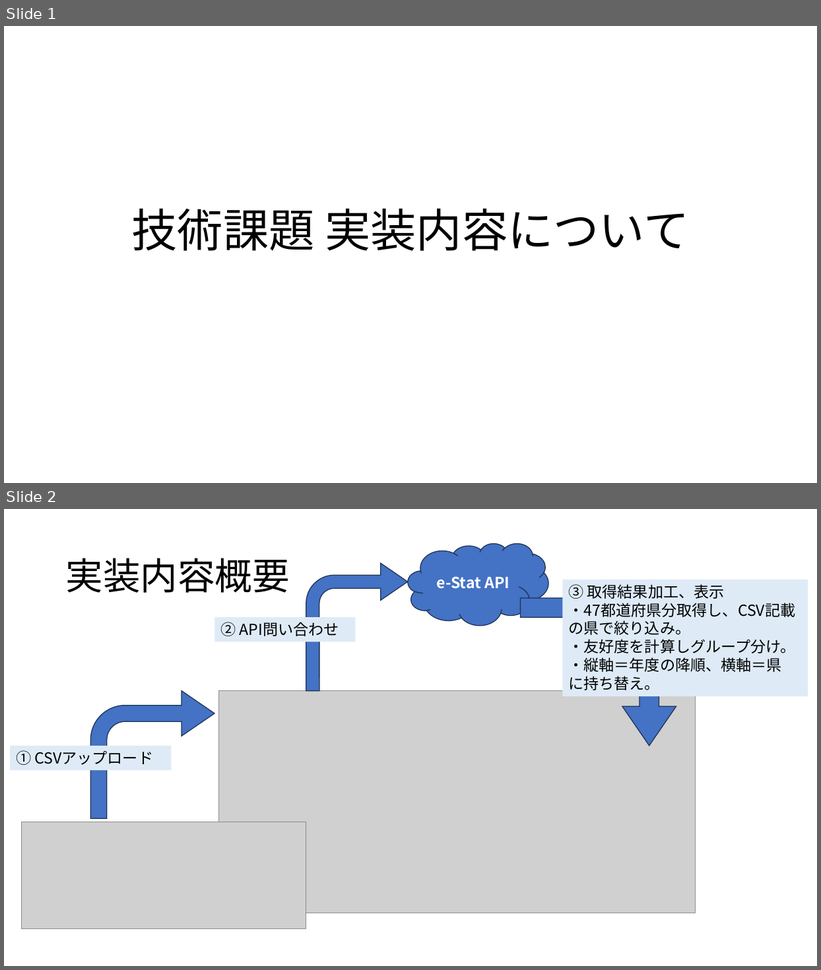
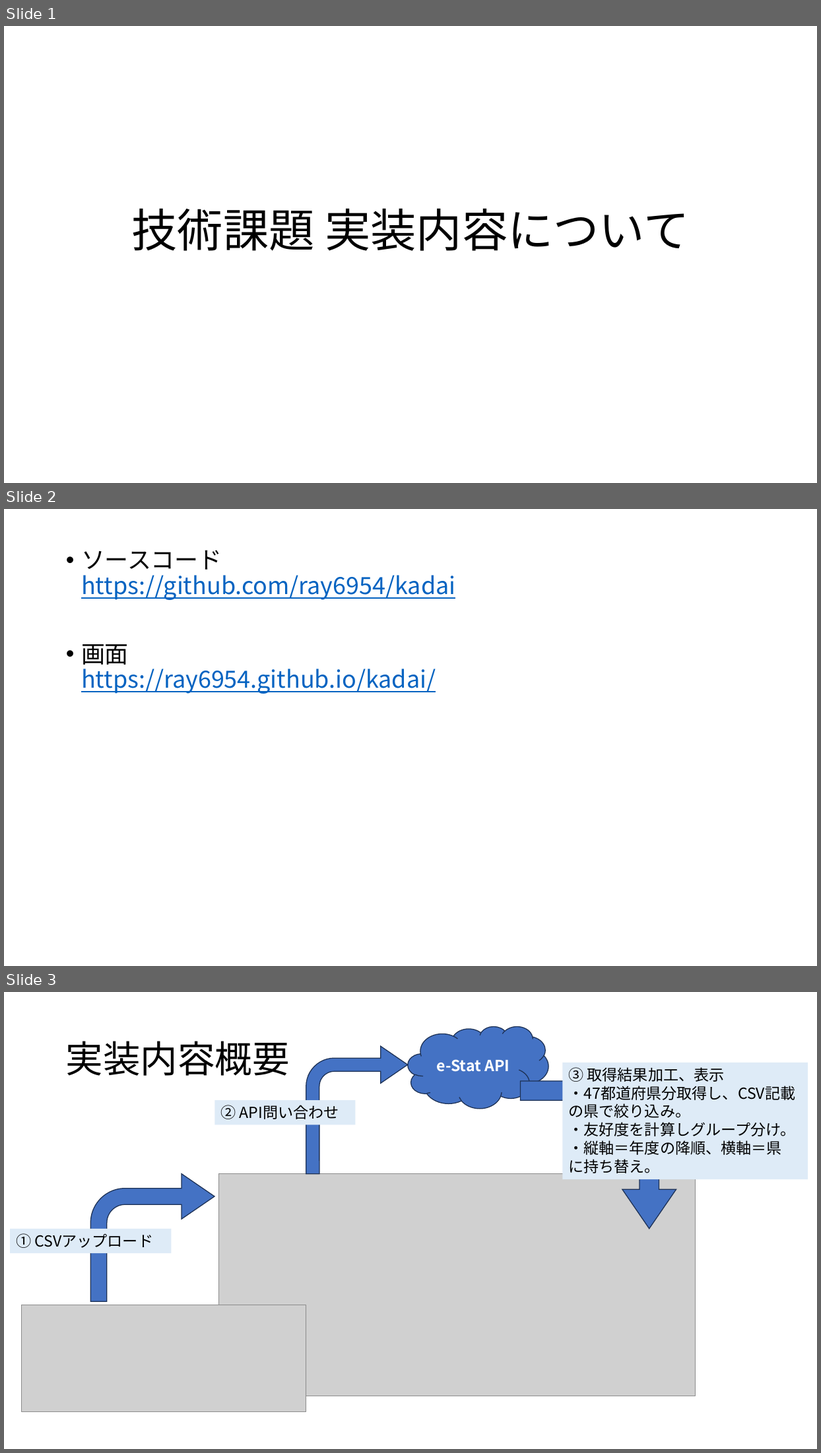
Before and after one commit to ray6954/kadai, a slide deck: document/技術課題_20241220_タツザワ.pptx. Shown one above the other, each under a label of ours: slides 1 and 2 before the commit, slides 1, 2 and 3 after it. The pictures are 821x970 and 821x1453 pixels, drawn with LibreOffice and Linux fonts; fonts in the diff are those of the drawing; grey boxes stand for pictures. Boxes give left, top, right and bottom in pixels: in the first picture for what was removed or moved away, otherwise in the second. Text is boxed around its words. In the diff, an @@ line names an element or a change of style, - is before the commit and + after.

```diff
--- a/document/技術課題_20241220_タツザワ.pptx
+++ b/document/技術課題_20241220_タツザワ.pptx
@@ slide 2 added at (4,509,817,966), background #FFFFFF @@
@@ text added at (81,550,455,694), 28 pt, text #0563C1, underline @@
+• ソースコード
+  https://github.com/ray6954/kadai
+• 画面
+  https://ray6954.github.io/kadai/
@@ what was slide 2 is now slide 3 @@
```
Also in this commit, not shown: 2 slides changed, 2 other files.
